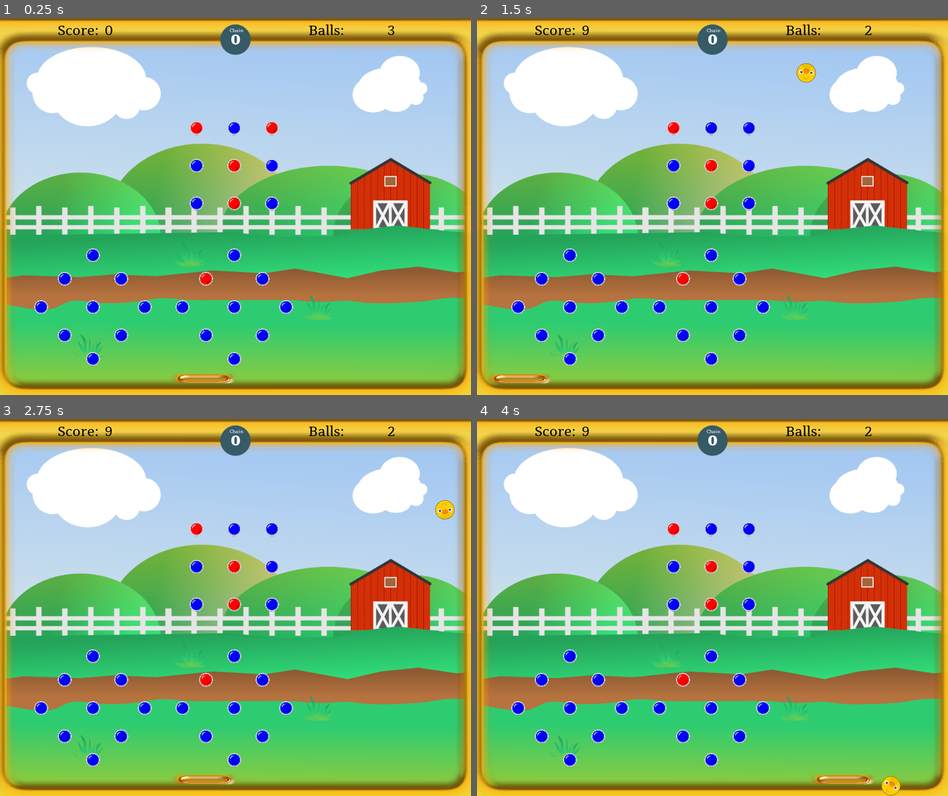
Above: before the commit, frames 1-4 (two rows, left to right).
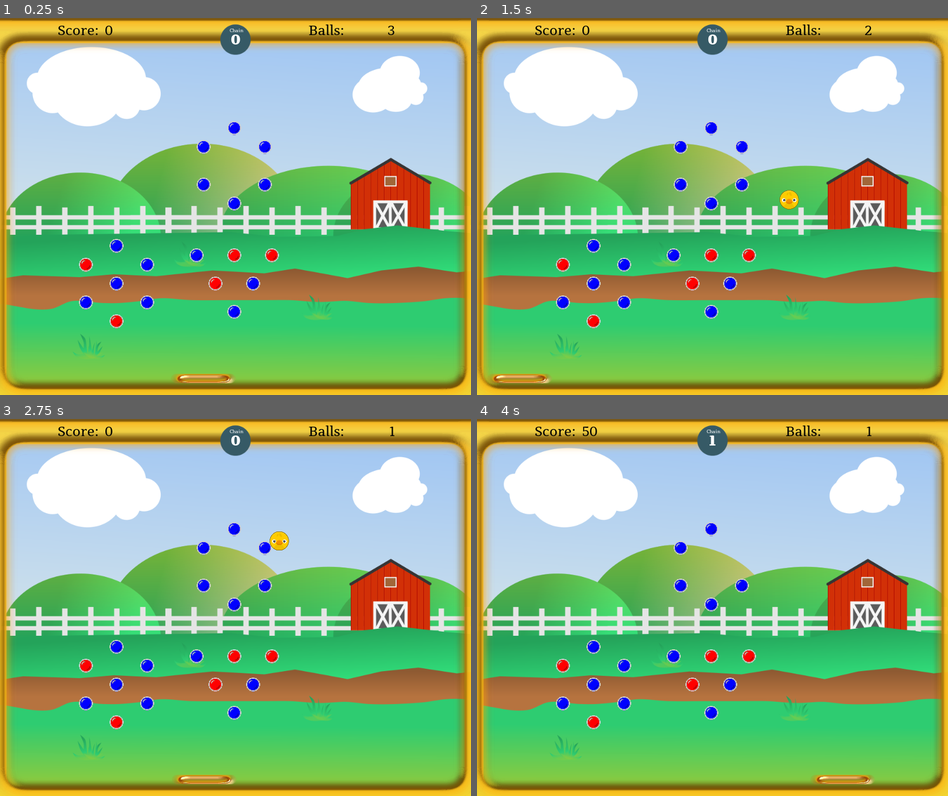
Above: after the commit, the same moments.

Repository: doctor-g/GGJ21
Game: Godot game, scene res://src/Level.tscn
Two runs of this game, one before a commit and one after it. Both use one fixed random seed, a clock stepped at 60 frames per second and the inputs below. Sound files missing from this copy of the repository are replaced by a short silence.
Inputs (mouse positions are in pixels of both pictures, inside the frame that each line leads up to):
- Up to frame 1 (0.25 s): no input
- Up to frame 2 (1.5 s): move the mouse to (816, 187) at 0.52 s; click (816, 187) at 0.67 s; move the mouse to (618, 225) at 1.27 s; click (618, 225) at 1.42 s
- Up to frame 3 (2.75 s): move the mouse to (282, 524) at 2.02 s; click (282, 524) at 2.17 s
- Up to frame 4 (4 s): move the mouse to (688, 682) at 2.77 s; click (688, 682) at 2.92 s; move the mouse to (853, 664) at 3.52 s; click (853, 664) at 3.67 s

The runs differ from the first frame. In frame 1, 3.4% of the frame differs, in the area x 7-63%, y 27-93%; in frame 2, 3.8%; in frame 3, 3.8%, in the area x 7-97%, y 2-93%; in frame 4, 3.6%.

Commit message:
Tighten spawning area

Diff:
--- a/project/src/PegGenerator.gd
+++ b/project/src/PegGenerator.gd
@@ -15,7 +15,9 @@
 	preload("res://src/PegPatterns/Square.tscn"),
 	preload("res://src/PegPatterns/RotatedSquare.tscn"),
 	preload("res://src/PegPatterns/HollowSquare.tscn"),
-	preload("res://src/PegPatterns/HollowCircle.tscn")
+	preload("res://src/PegPatterns/HollowCircle.tscn"),
+	preload("res://src/PegPatterns/Pyramid.tscn"),
+	preload("res://src/PegPatterns/ReversePyramid.tscn")
 ]
 
 
--- a/project/src/PegGenerator.tscn
+++ b/project/src/PegGenerator.tscn
@@ -9,21 +9,25 @@
 [node name="Pegs" type="Node2D" parent="."]
 
 [node name="Positions" type="Node2D" parent="."]
+__meta__ = {
+"_edit_group_": true,
+"_edit_lock_": true
+}
 
 [node name="Position2D" type="Position2D" parent="Positions"]
-position = Vector2( 200, 300 )
+position = Vector2( 250, 300 )
 
 [node name="Position2D2" type="Position2D" parent="Positions"]
 position = Vector2( 500, 300 )
 
 [node name="Position2D3" type="Position2D" parent="Positions"]
-position = Vector2( 800, 300 )
+position = Vector2( 750, 300 )
 
 [node name="Position2D4" type="Position2D" parent="Positions"]
-position = Vector2( 200, 600 )
+position = Vector2( 250, 550 )
 
 [node name="Position2D5" type="Position2D" parent="Positions"]
-position = Vector2( 500, 600 )
+position = Vector2( 500, 550 )
 
 [node name="Position2D6" type="Position2D" parent="Positions"]
-position = Vector2( 800, 600 )
+position = Vector2( 750, 550 )
--- /dev/null
+++ b/project/src/PegPatterns/Pyramid.tscn
@@ -0,0 +1,21 @@
+[gd_scene format=2]
+
+[node name="Pyramid" type="Node2D"]
+
+[node name="Position2D" type="Position2D" parent="."]
+position = Vector2( -40, 0 )
+
+[node name="Position2D2" type="Position2D" parent="."]
+position = Vector2( 40, 0 )
+
+[node name="Position2D3" type="Position2D" parent="."]
+position = Vector2( 0, 60 )
+
+[node name="Position2D4" type="Position2D" parent="."]
+position = Vector2( 80, 60 )
+
+[node name="Position2D5" type="Position2D" parent="."]
+position = Vector2( -80, 60 )
+
+[node name="Position2D6" type="Position2D" parent="."]
+position = Vector2( 0, -60 )
--- /dev/null
+++ b/project/src/PegPatterns/ReversePyramid.tscn
@@ -0,0 +1,21 @@
+[gd_scene format=2]
+
+[node name="Pyramid" type="Node2D"]
+
+[node name="Position2D" type="Position2D" parent="."]
+position = Vector2( -40, 0 )
+
+[node name="Position2D2" type="Position2D" parent="."]
+position = Vector2( 40, 0 )
+
+[node name="Position2D3" type="Position2D" parent="."]
+position = Vector2( 0, 60 )
+
+[node name="Position2D4" type="Position2D" parent="."]
+position = Vector2( 80, -60 )
+
+[node name="Position2D5" type="Position2D" parent="."]
+position = Vector2( -80, -60 )
+
+[node name="Position2D6" type="Position2D" parent="."]
+position = Vector2( 0, -60 )
